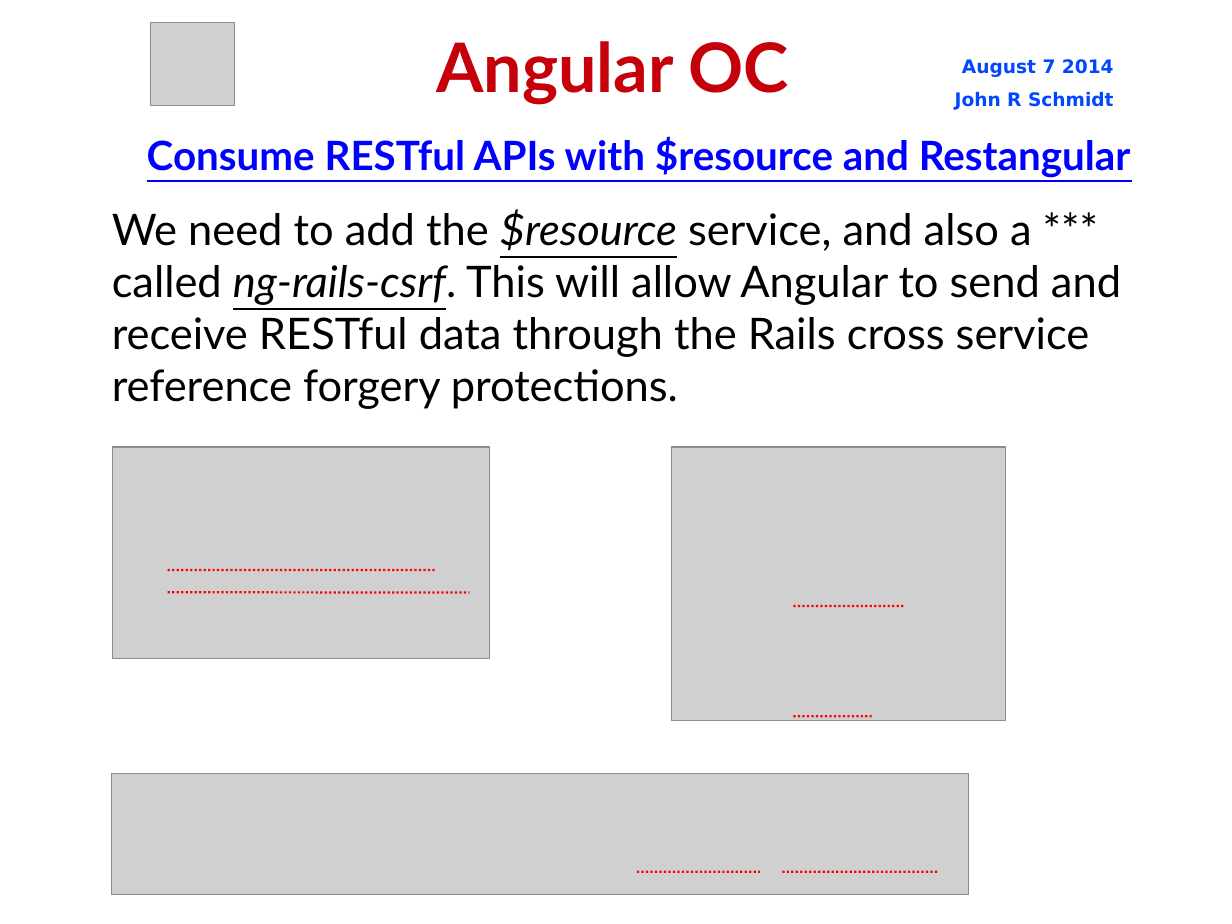
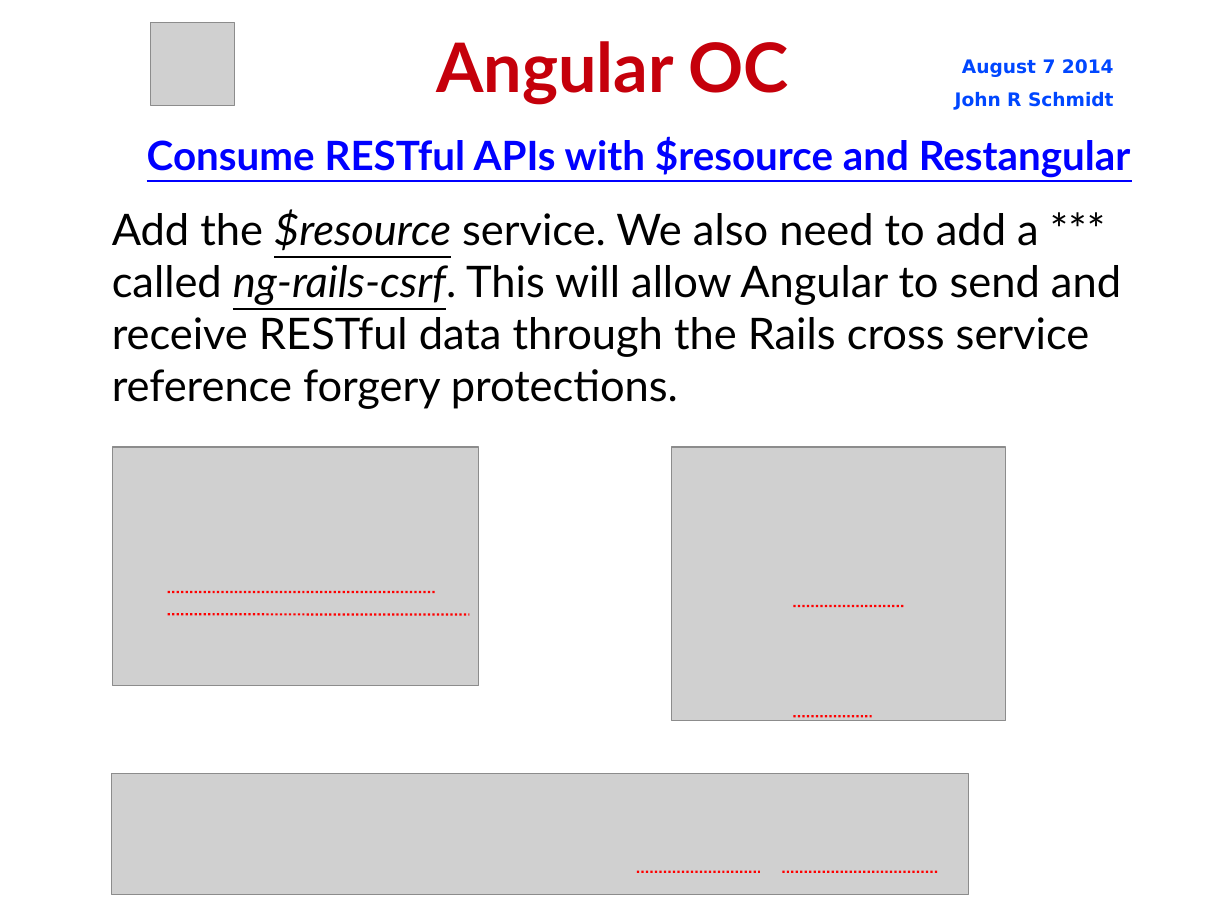
Before and after one commit to jrschmidt/fifa-angular-rest-demo, a slide deck: slide 26 of fifa.odp. Drawn at 1232x924 pixels with LibreOffice and Linux fonts; fonts in the diff are those of the drawing; grey boxes stand for pictures; background and template pictures are left out. Boxes give left, top, right and bottom in pixels: in the first picture for what was removed or moved away, otherwise in the second. Text is boxed around its words. In the diff, an @@ line names an element or a change of style, - is before the commit and + after.

```diff
--- a/fifa.odp
+++ b/fifa.odp
@@ subtitle at <box>112,209,1121,409</box>: text changed @@
-We need to add the $resource service, and also a *** called ng-rails-csrf. This will allow Angular to send and receive RESTful data through the Rails cross service reference forgery protections.
+Add the $resource service. We also need to add a *** called ng-rails-csrf. This will allow Angular to send and receive RESTful data through the Rails cross service reference forgery protections.
@@ picture: place and size @@
-picture at <box>112,447,489,660</box>
+picture at <box>112,447,478,686</box>
@@ line moved from (168, 570) - (436, 570) to (168, 593) - (436, 593) @@
@@ line moved from (168, 593) - (470, 593) to (168, 615) - (470, 615) @@
```
Also in this commit, not shown: 2 other files.
